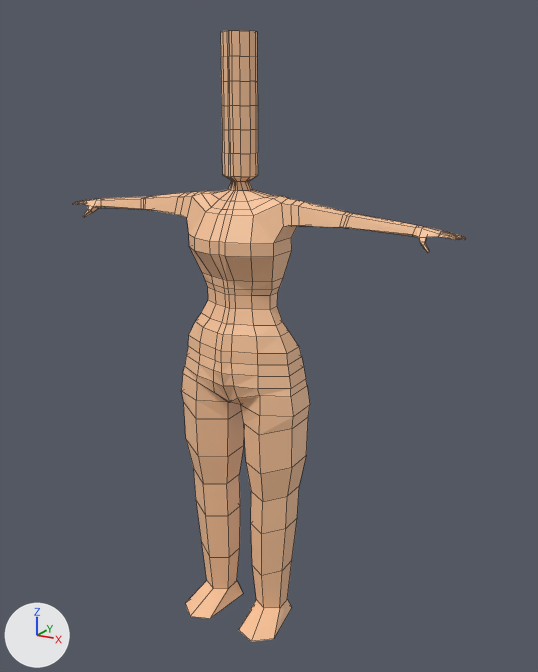
Before and after pictures for a commit that changed the Blender file Low_poly human/LP-Human.blend.
Rendered twice from a 50 mm lens placed at (1.375, -2.156, 1.987), pointed at (0.074, 0.055, 1.171). Every picture has the same lights, and +X, +Y and +Z are marked at lower left. Mesh edges are drawn as thin lines.

Before the edit, the objects in view are built like this:
```python
me_cylinder = bpy.data.meshes.new('Cylinder')
me_cylinder.from_pydata(...)  # 384 vertices, 370 faces; spans x 0.0..2.82, y -0.69..0.54, z -0.01..8.81
me_cylinder.materials.append(mat_material_001)  # beige #fac59a
ob_cylinder = bpy.data.objects.new('Cylinder', me_cylinder)
ob_cylinder.location = (0.0, 0.0, 0.049)
ob_cylinder.scale = (0.275, 0.275, 0.243)
_m = ob_cylinder.modifiers.new('Mirror', 'MIRROR')
```
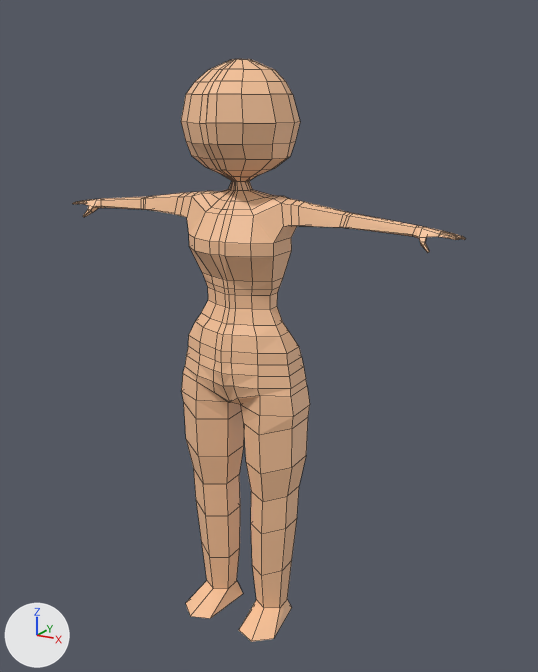
What differs and where, as boxes [x1, y1, x2, y2] in the pictures (538 x 672 px):
'Cylinder', reshaped: before [72, 30, 465, 642]; after [72, 59, 465, 642]
part 1 of me_cylinder, built on: before [220, 30, 258, 182]; after [181, 59, 300, 182]

Patch to the scene script:
```diff
--- a/Low_poly human/LP-Human.blend.py
+++ b/Low_poly human/LP-Human.blend.py
@@ me_cylinder @@
 # used by ob_cylinder; location = (0.0, 0.0, 0.049); scale = (0.275, 0.275, 0.243)
-me_cylinder.from_pydata(...)  # 384 vertices, 370 faces; spans x 0.0..2.82, y -0.69..0.54, z -0.01..8.81
+me_cylinder.from_pydata(...)  # 402 vertices, 388 faces; spans x 0.0..2.82, y -0.72..0.66, z -0.01..8.47
+# me_cylinder part 1
+# 9 faces are deleted
+# 3 vertices in x 0.0..0.12, y 0.13..0.18, z 6.97 move by (0.0, 0.01, 0.0)
+# 57 vertices move from x 0.0..0.22, y -0.24..0.18, z 6.97..8.81 to x 0.0..0.74, y -0.72..0.66, z 6.97..8.47
+# 18 vertices are added at x 0.0..0.57, y -0.55..0.51, z 8.18..8.34
+# 27 new faces join them
 me_cylinder.materials.append(mat_material_001)
```
